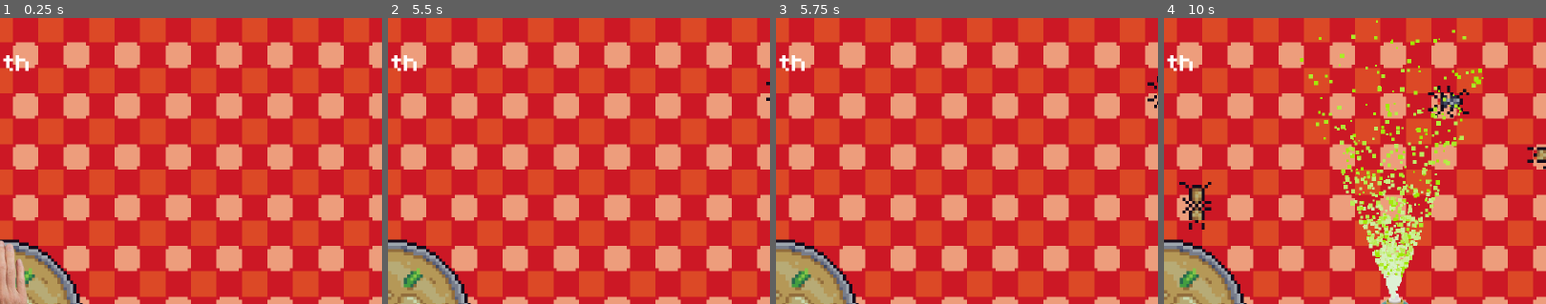
Above: before the commit, frames 1-4 (left to right).
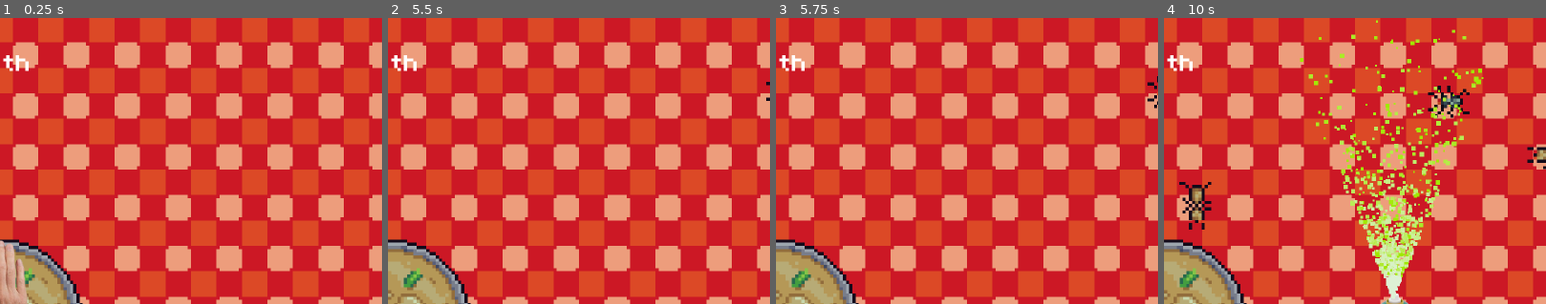
Above: after the commit, the same moments.

Repository: mattismoel/rage-room
Game: Godot game, scene res://scenes/game.tscn
Two runs of this game, one before a commit and one after it. Both use one fixed random seed, a clock stepped at 60 frames per second and the inputs below. The engine's default icon, where the game draws it, is replaced by a stand-in: a white triangle on a blue panel in a dark square.
Inputs (mouse positions are % of the whole screen's width and height, from its top left):
- Up to frame 1 (0.25 s): no input
- Up to frame 2 (5.5 s): click "$10" at 0.5 s; click (27, 94) at 1.25 s; click "$15" at 2 s; click (47, 94) at 2.75 s; click "$90" at 3.5 s; click "$90" at 4.25 s; click (67, 94) at 5 s
- Up to frame 3 (5.75 s): no input
- Up to frame 4 (10 s): click "$90" at 5.75 s; move the mouse to (72, 45) at 6.52 s; press the mouse at (72, 45) at 6.53 s; move the mouse to (30, 55) at 7.27 s; release the mouse at (30, 55) at 7.28 s; click (30, 55) at 7.35 s; move the mouse to (60, 28) at 8.02 s; press the mouse at (60, 28) at 8.03 s; move the mouse to (45, 70) at 8.77 s; release the mouse at (45, 70) at 8.78 s; click (45, 70) at 8.85 s; move the mouse to (80, 65) at 9.52 s; press the mouse at (80, 65) at 9.53 s
The pictures show only the part of the screen within x 50-100%, y 4-54%; the shares and areas given below are measured in that part.

Frames 1-3 are identical in both runs. In frame 4, 0.1% of the frame differs, in the area x 71-80%, y 23-35%.
Error before the commit: Assertion failed: The 'slow_down()' method must be implemented by descendant! (res://scenes/insects/insect.gd:46)

Commit message:
made ants and spiders effected by spray

Diff:
--- a/scenes/equipment/spray/spray.tscn
+++ b/scenes/equipment/spray/spray.tscn
@@ -9,6 +9,7 @@
 [ext_resource type="Script" uid="uid://b1xr1cqdvx040" path="res://scripts/struggle_component.gd" id="7_rv44h"]
 
 [sub_resource type="Gradient" id="Gradient_rv44h"]
+offsets = PackedFloat32Array(0, 0.991342)
 colors = PackedColorArray(0.86572, 0.946333, 0.833933, 1, 0.63154, 0.911392, 0, 1)
 
 [sub_resource type="Animation" id="Animation_5dnex"]
@@ -137,6 +138,7 @@
 
 [node name="SprayState" type="Node2D" parent="StateMachine" node_paths=PackedStringArray("_idle_state", "_hit_area", "_animation_player")]
 script = ExtResource("4_p4y8h")
+effectiveness = 5.0
 _idle_state = NodePath("../IdleState")
 _hit_area = NodePath("Area2D")
 _animation_player = NodePath("../../AnimationPlayer")
--- a/scenes/equipment/spray/spray_state.gd
+++ b/scenes/equipment/spray/spray_state.gd
@@ -1,8 +1,7 @@
 class_name SprayState
 extends State
 
-@export var slow_down_multiplier: float = 3
-@export var health_damage: float = 10
+@export var effectiveness: float = 3
 
 @export_category("References")
 @export var _idle_state: State
@@ -26,4 +25,4 @@
 	for area in overlapping_areas:
 		if area.get_parent() is Insect:
 			var insect = area.get_parent()
-			insect.spray(slow_down_multiplier, health_damage)
+			insect.slow_down(effectiveness)
--- a/scenes/insects/ant/ant.gd
+++ b/scenes/insects/ant/ant.gd
@@ -5,6 +5,7 @@
 
 ## The max amount of variance in speed.
 @export var _speed_variance: float = 8.0
+@export var _animation_player: AnimationPlayer
 
 @export_group("Waypoint System")
 ## The max distance from the straight line to the target, that the ant deviates.
@@ -19,19 +20,44 @@
 ## The max amount of variance to wait between waypoints.
 @export var _waypoint_wait_duration_variance: float = 0.5
 
+var current_tween: Tween
+var current_speed_scale: float
+
 func target(t: Target) -> void:
 	var target_pos := t.get_random_perimeter_point_from_point(global_position)
 
-	var tween := create_tween()
 	var segment_count := _calculate_segment_count(global_position, target_pos, _segment_length)
 
 	var waypoints := _generate_waypoints(global_position, target_pos, segment_count, _wiggle_width)
 	var speed := _calculate_randomized_speed(_base_speed, _speed_variance)
 
+	## Saves a reference of the tween, so it can be stopped in case of slow down
+	current_tween = get_tree().create_tween()
+
 	var prev_pos := global_position
 	for wp_pos in waypoints:
 		var wait_duration := _calculate_random_wait_duration(_waypoint_wait_duration, _waypoint_wait_duration_variance)
-		prev_pos = _add_waypoint_tween_step(tween, prev_pos, wp_pos, wait_duration, speed)
+		prev_pos = _add_waypoint_tween_step(prev_pos, wp_pos, wait_duration, speed)
+
+func slow_down(effectiveness: float):
+	## Calculate how much the insect should be slowed down
+	assert(effectiveness != 0 or _resistance != 1, "Invalid resistance or effectiveess resulting in divide by 0")
+	var new_speed_scale := 1/(effectiveness*(1-_resistance))
+	current_speed_scale = new_speed_scale
+
+	var deccleration_tween = create_tween()
+	deccleration_tween.set_parallel()
+	deccleration_tween.tween_method(current_tween.set_speed_scale, current_speed_scale, new_speed_scale, 1)
+	deccleration_tween.tween_property(_animation_player, "speed_scale", new_speed_scale, 1)
+	deccleration_tween.tween_property(self, "modulate", Color.GREEN, 1)
+
+	deccleration_tween.tween_interval((1-_resistance)*BASE_SLOW_DOWN_TIME)
+	await deccleration_tween.finished
+
+	var accleration_tween = create_tween()
+	accleration_tween.tween_property(self, "modulate", Color.WHITE, 1)
+	accleration_tween.tween_method(current_tween.set_speed_scale, new_speed_scale, 1 , 1)
+	accleration_tween.tween_property(_animation_player, "speed_scale", 1, 1)
 
 ## Returns a randomized speed given a variance.
 func _calculate_randomized_speed(speed: float, variance: float) -> float:
@@ -67,11 +93,13 @@
 ## Adds a step for moving from the "from_pos" to the "to_pos" to the input
 ## tween, as well as adding a wait interval to the end, pausing the sequence
 ## until next step is run.
-func _add_waypoint_tween_step(tween: Tween, from_pos: Vector2, to_pos: Vector2, wait_duration: float, speed: float) -> Vector2:
+func _add_waypoint_tween_step(from_pos: Vector2, to_pos: Vector2, wait_duration: float, speed: float) -> Vector2:
 	var distance := from_pos.distance_to(to_pos)
 	var duration := distance / speed
-	tween.tween_property(self, "global_position", to_pos, duration)
-	tween.tween_interval(wait_duration)
+
+	current_tween.tween_property(self, "global_position", to_pos, duration)
+	current_tween.tween_interval(wait_duration)
+
 	return to_pos
 
 ## Calculates a random duration given the base wait duration and a maximum
--- a/scenes/insects/ant/ant.tscn
+++ b/scenes/insects/ant/ant.tscn
@@ -218,14 +218,14 @@
 &"w": SubResource("Animation_xjbm2")
 }
 
-[node name="Ant" type="Node2D" node_paths=PackedStringArray("_target_zone")]
+[node name="Ant" type="Node2D" node_paths=PackedStringArray("_animation_player", "_target_zone")]
 script = ExtResource("1_jvi1b")
+_animation_player = NodePath("DirectionalSprite/AnimationPlayer")
 _target_zone = NodePath("TargetZone")
 
 [node name="TargetZone" type="Area2D" parent="."]
 monitorable = false
 script = ExtResource("2_c26io")
-metadata/_custom_type_script = "uid://eokcg40yy5wk"
 
 [node name="CollisionShape2D" type="CollisionShape2D" parent="TargetZone"]
 shape = SubResource("CircleShape2D_cwltk")
--- a/scenes/insects/insect.gd
+++ b/scenes/insects/insect.gd
@@ -8,8 +8,10 @@
 ## Emitted whenever the insect is killed. It containes a reference to itself.
 signal killed(insect: Insect)
 
+const BASE_SLOW_DOWN_TIME: float = 12.0
+
 ## This value will be increased if the insect is slowed down (e.g. by the spray)
-var _slow_down_multiplier: float = 1.0
+@export var _resistance: float = 0.0
 
 ## The amount of damage per bite.
 @export var damage: float = 1.0
@@ -42,16 +44,12 @@
 	pass
 
 ## This function must be implemented in the specific insect to slow down properly
-func slow_down() -> void:
+func slow_down(effectiveness: float) -> void:
 	assert(false, "The 'slow_down()' method must be implemented by descendant!")
 	pass
 
 func kill() -> void:
 	killed.emit(self)
 
-func spray(slow_down: float, health_damage: float) -> void:
-	_slow_down_multiplier = slow_down
-	slow_down()
-
 func _on_area_entered(area: Area2D) -> void:
 	pass
--- a/scenes/insects/spider/spider.gd
+++ b/scenes/insects/spider/spider.gd
@@ -1,8 +1,10 @@
 extends Insect
 
-@export var _speed: float = 8.0
+@export var _base_speed: float = 8.0
 @export var _hitbox: Area2D
+@export var _animation_player: AnimationPlayer
 
+@onready var _speed: float = _base_speed
 @onready var _screen_size := Vector2(
 	ProjectSettings.get_setting("display/window/size/viewport_width"),
 	ProjectSettings.get_setting("display/window/size/viewport_height"),
@@ -36,6 +38,25 @@
 		_direction.y = -_direction.y
 
 
+func slow_down(effectiveness: float) -> void:
+	## Calculate how much the insect should be slowed down
+	assert(effectiveness != 0 or _resistance != 1, "Invalid resistance or effectiveess resulting in divide by 0")
+	var new_speed_scale := 1/(effectiveness*(1-_resistance))
+
+	var deccleration_tween = create_tween()
+	deccleration_tween.set_parallel()
+	deccleration_tween.tween_property(self, "_speed", new_speed_scale*_speed, 1)
+	deccleration_tween.tween_property(self, "modulate", Color.GREEN, 1)
+	deccleration_tween.tween_property(_animation_player, "speed_scale", new_speed_scale, 1)
+
+	deccleration_tween.tween_interval((1-_resistance)*BASE_SLOW_DOWN_TIME)
+	await deccleration_tween.finished
+
+	var accleration_tween = create_tween()
+	accleration_tween.tween_property(self, "_speed", _base_speed, 1)
+	accleration_tween.tween_property(self, "modulate", Color.WHITE, 1)
+	accleration_tween.tween_property(_animation_player, "speed_scale", 1, 1)
+
 func _on_area_entered(area: Area2D) -> void:
 	if area is not Target: return
 	_direction = _calculate_new_direction(_direction)
--- a/scenes/insects/spider/spider.tscn
+++ b/scenes/insects/spider/spider.tscn
@@ -214,9 +214,10 @@
 [sub_resource type="CircleShape2D" id="CircleShape2D_xa5d1"]
 radius = 5.0
 
-[node name="Spider" type="Node2D" node_paths=PackedStringArray("_hitbox")]
+[node name="Spider" type="Node2D" node_paths=PackedStringArray("_hitbox", "_animation_player")]
 script = ExtResource("1_rfuxy")
 _hitbox = NodePath("CollisionDetector")
+_animation_player = NodePath("AnimationPlayer")
 
 [node name="DirectionalSprite" type="Sprite2D" parent="." node_paths=PackedStringArray("_target", "_animation_tree")]
 texture = ExtResource("2_jg2f4")
Not shown: 1 places in scenes/insects/ant/ant.tscn that only renumber resources
